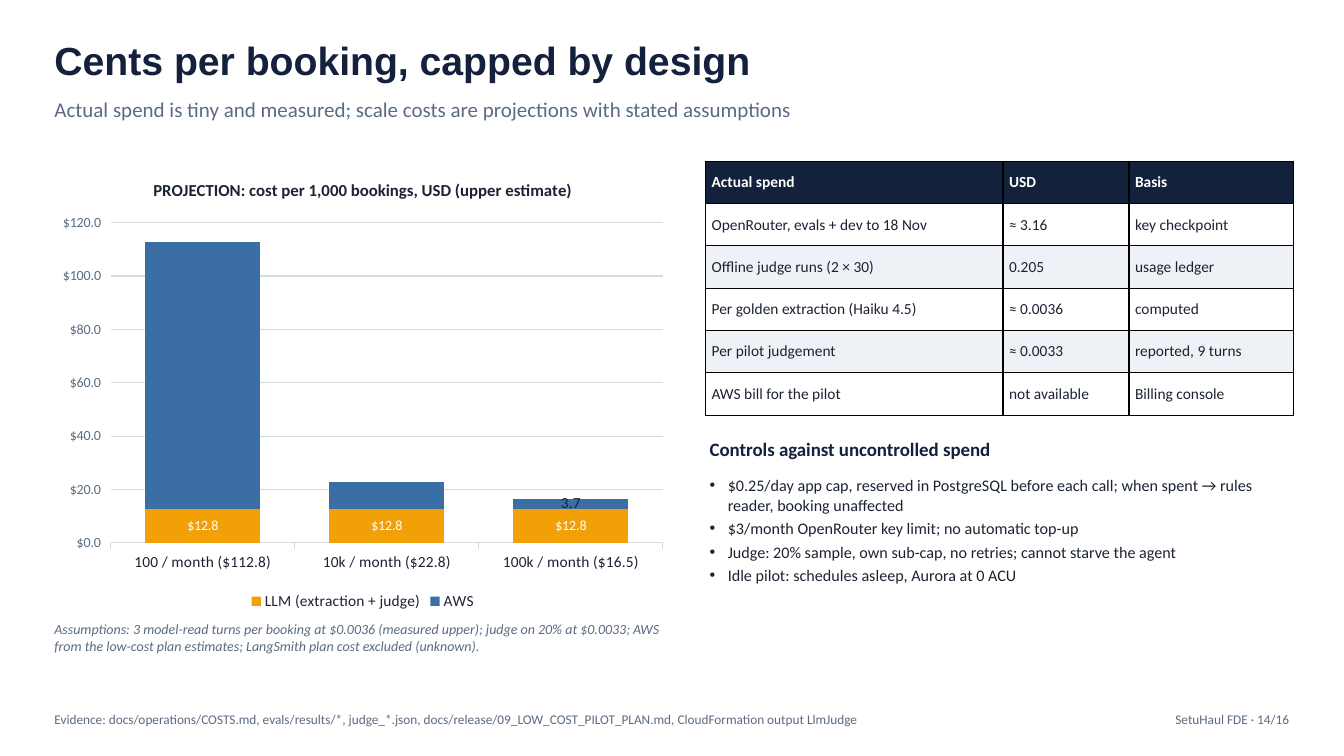
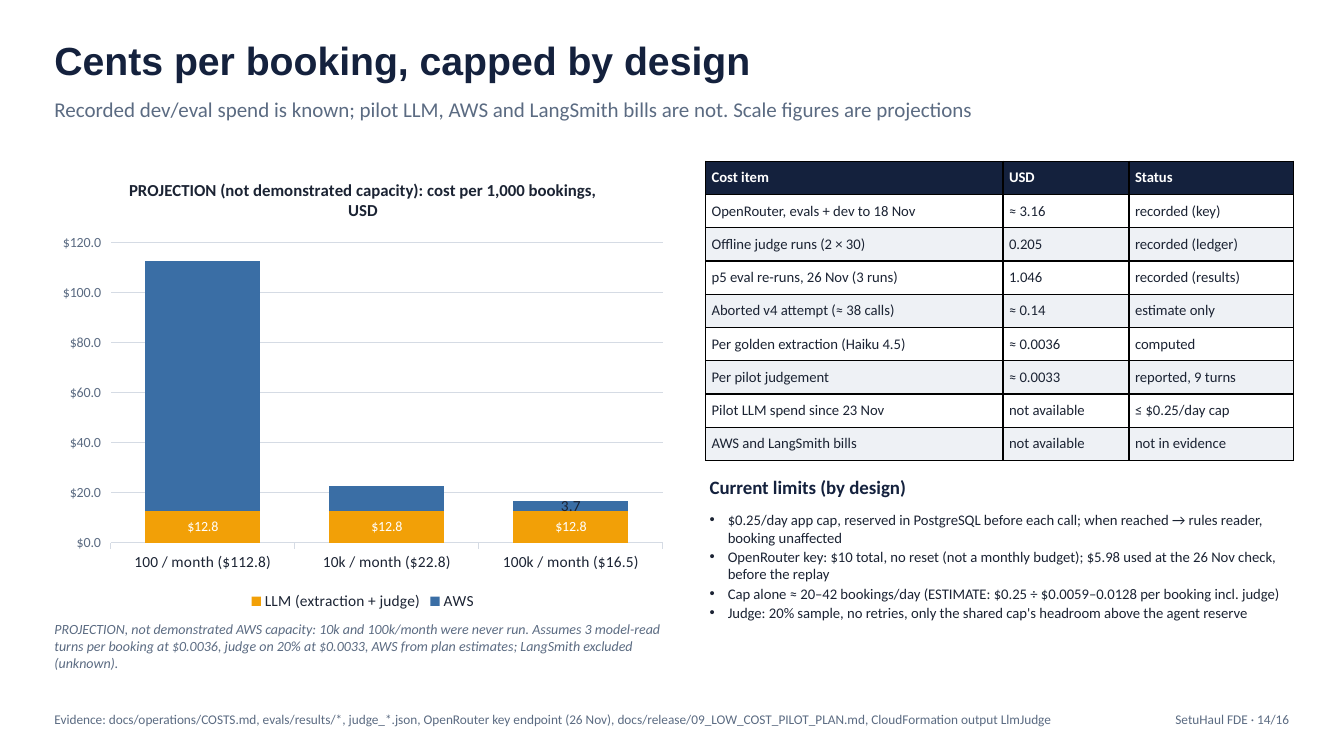
Before and after one commit to amolam/setuhaul-logistics, a slide deck: slide 14 of artifacts/fde-demo/SetuHaul_FDE_Demo.pptx. Drawn at 1344x756 pixels with LibreOffice and Linux fonts; fonts in the diff are those of the drawing. Boxes give left, top, right and bottom in pixels: in the first picture for what was removed or moved away, otherwise in the second. Text is boxed around its words. In the diff, an @@ line names an element or a change of style, - is before the commit and + after.

```diff
--- a/artifacts/fde-demo/SetuHaul_FDE_Demo.pptx
+++ b/artifacts/fde-demo/SetuHaul_FDE_Demo.pptx
@@ text at <box>54,102,971,121</box>: text changed @@
-Actual spend is tiny and measured; scale costs are projections with stated assumptions
+Recorded dev/eval spend is known; pilot LLM, AWS and LangSmith bills are not. Scale figures are projections
@@ column stacked chart at <box>50,161,676,615</box> @@
@@ title "PROJECTION: cost per 1,000 bookings, USD (upper estimate)" to "PROJECTION (not demonstrated capacity): cost per 1,000 bookings, USD" @@
@@ table at <box>706,161,1294,461</box> @@
-row 1: Actual spend | USD | Basis
-row 2: OpenRouter, evals + dev to 18 Nov | ≈ 3.16 | key checkpoint
-row 3: Offline judge runs (2 × 30) | 0.205 | usage ledger
+row 1: Cost item | USD | Status
+row 2: OpenRouter, evals + dev to 18 Nov | ≈ 3.16 | recorded (key)
+row 3: Offline judge runs (2 × 30) | 0.205 | recorded (ledger)
+row 4: p5 eval re-runs, 26 Nov (3 runs) | 1.046 | recorded (results)
+row 5: Aborted v4 attempt (≈ 38 calls) | ≈ 0.14 | estimate only
-row 6: AWS bill for the pilot | not available | Billing console
+row 8: Pilot LLM spend since 23 Nov | not available | ≤ $0.25/day cap
+row 9: AWS and LangSmith bills | not available | not in evidence
@@ text at <box>710,480,906,498</box>: text changed @@
-Controls against uncontrolled spend
+Current limits (by design)
@@ text at <box>728,514,1279,621</box>: text changed; size 11.5 to 10.5 pt @@
-• $0.25/day app cap, reserved in PostgreSQL before each call; when spent → rules reader, booking unaffected
-• $3/month OpenRouter key limit; no automatic top-up
-• Judge: 20% sample, own sub-cap, no retries; cannot starve the agent
-• Idle pilot: schedules asleep, Aurora at 0 ACU
+• $0.25/day app cap, reserved in PostgreSQL before each call; when reached → rules reader, booking unaffected
+• OpenRouter key: $10 total, no reset (not a monthly budget); $5.98 used at the 26 Nov check, before the replay
+• Cap alone ≈ 20–42 bookings/day (ESTIMATE: $0.25 ÷ $0.0059–0.0128 per booking incl. judge)
+• Judge: 20% sample, no retries, only the shared cap's headroom above the agent reserve
@@ text at <box>54,624,660,670</box>: text changed @@
-Assumptions: 3 model-read turns per booking at $0.0036 (measured upper); judge on 20% at $0.0033; AWS from the low-cost plan estimates; LangSmith plan cost excluded (unknown).
+PROJECTION, not demonstrated AWS capacity: 10k and 100k/month were never run. Assumes 3 model-read turns per booking at $0.0036, judge on 20% at $0.0033, AWS from plan estimates; LangSmith excluded (unknown).
@@ text at <box>54,714,1051,726</box>: text changed @@
-Evidence: docs/operations/COSTS.md, evals/results/*, judge_*.json, docs/release/09_LOW_COST_PILOT_PLAN.md, CloudFormation output LlmJudge
+Evidence: docs/operations/COSTS.md, evals/results/*, judge_*.json, OpenRouter key endpoint (26 Nov), docs/release/09_LOW_COST_PILOT_PLAN.md, CloudFormation output LlmJudge
```
Also in this commit, not shown: 11 other slides changed, 22 other files.
